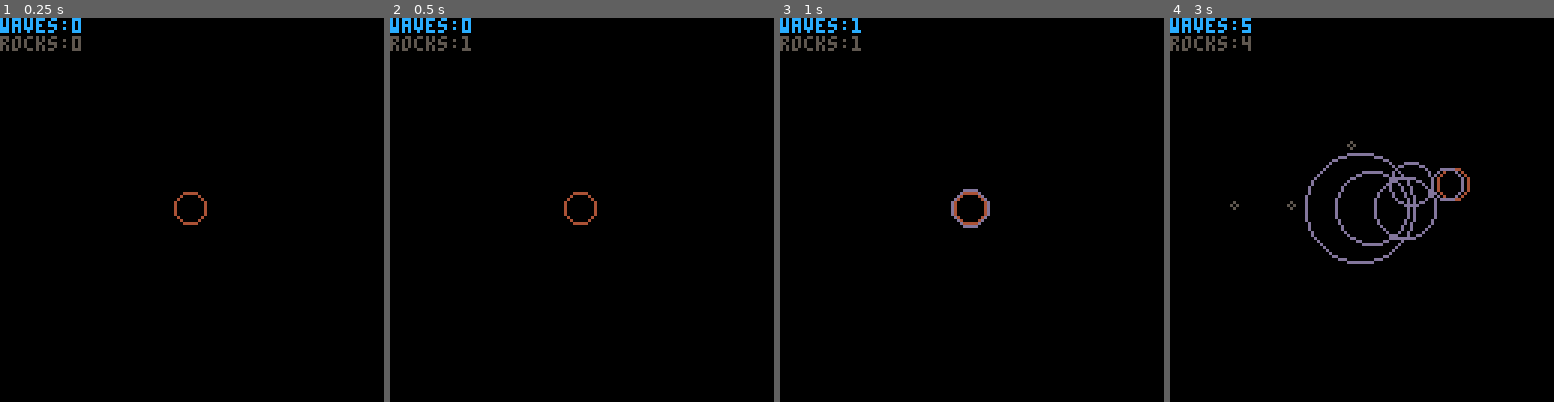
Above: before the commit, frames 1-4 (left to right).
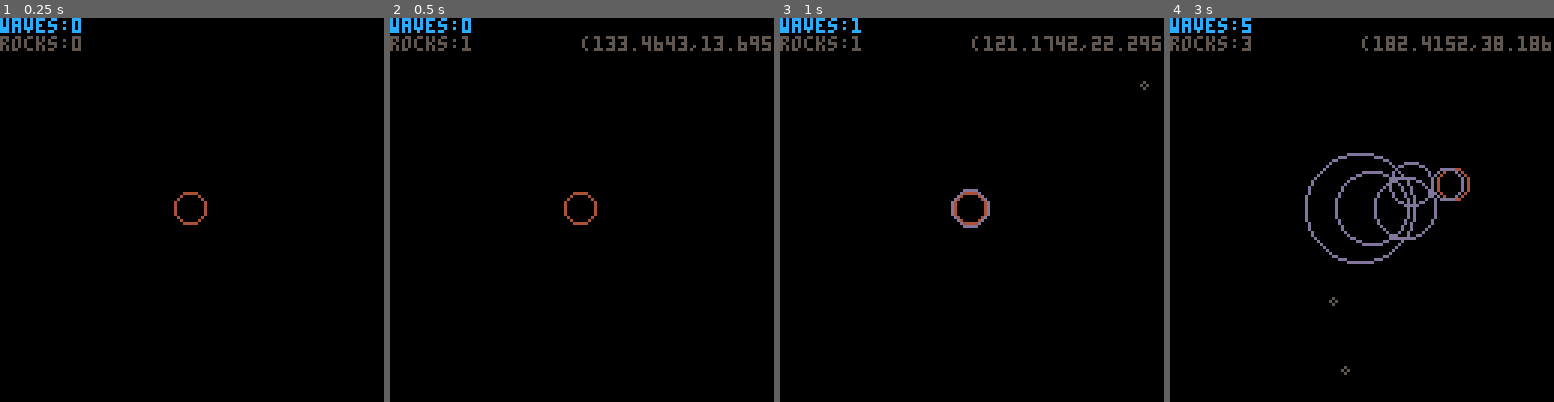
Above: after the commit, the same moments.

Repository: EngMaltez/P8Lab
Game: PICO-8 cartridge circprot.p8
Same seed, same stepped clock (60 frames per second), same inputs: the game is played once before the commit and once after it.
Inputs:
- Up to frame 1 (0.25 s): no input
- Up to frame 2 (0.5 s): tap X (X key) at 0.33 s
- Up to frame 3 (1 s): tap O (Z key) at 0.7 s
- Up to frame 4 (3 s): tap X (X key) at 1.07, 1.85, 2.97 s; hold Right 1.6-2.1 s; tap O (Z key) every 0.4 s from 1.7 to 2.9 s; hold Up 2.15-2.42 s; hold Right from 2.47 s (still down)

Frame 1 is identical in both runs. In frame 2, 0.8% of the frame differs, in the area x 50-100%, y 4-9%; in frame 3, 0.8%; in frame 4, 1.0%, in the area x 15-100%, y 4-93%.

Commit message:
FIX: early overflow of distance calculation

Diff:
--- a/circprot.p8
+++ b/circprot.p8
@@ -10,12 +10,21 @@
 --. delete rocks when out of range
 
 function _init()
+	init_game()
+end
+
+-->8
+-- game
+
+function init_game()
 	plr = {x=63,y=63,r=5} -- player
 	waves={}      -- shockwaves
 	rocks={}      -- rocks
-end
-
-function _update()
+	_update = update_game
+	_draw = draw_game
+end
+
+function update_game()
 	if (btn(⬅️)) plr.x -=1
 	if (btn(➡️)) plr.x +=1
 	if (btn(⬆️)) plr.y -=1
@@ -32,7 +41,7 @@
 
 	update_shockwaves()
 	update_rocks()
-	-- check collisions
+	-- check collisions waves & rocks
 	for wave in all(waves) do
 		for rock in all(rocks) do
 			if is_colliding(wave,rock) then
@@ -41,17 +50,29 @@
 			end
 		end
 	end
-
-end
-
-function _draw()
+	-- rocks collided with player
+	for rock in all(rocks) do
+		if is_colliding(rock,plr) then
+			sfx(4)
+			del(rocks, rock)
+			init_gameover(rock)
+		elseif dist(rock,plr) > 256 then
+			del(rocks, rock)
+		end
+	end
+end
+
+function draw_game()
 	cls()
 	circ(plr.x,plr.y,plr.r,4)
 	draw_shockwaves()
 	draw_rocks()
 	print("waves:"..#waves,0,0,12)
-	print("rocks:"..#rocks,0,6,5)
-end
+end
+
+-->8
+-- menu
+
 -->8
 -- shockwave
 
@@ -80,19 +101,20 @@
 -- rocks
 
 function create_rock()
-	angle = rnd(1)
+	local angle = rnd(1)
 	rock = {
-		x = cos(angle)*64,
-		y = sin(angle)*64,
+		x = 91*cos(angle) + plr.x,
+		y = 91*sin(angle) + plr.y,
 		r = flr(rnd(2))+1,
 		vx=0, vy=0
 	}
-	dx = plr.x-rock.x
-	dy = plr.y-rock.y
-	distance = sqrt(dx*dx+dy*dy)
+	local dx = plr.x-rock.x
+	local dy = plr.y-rock.y
+	local distance = dist(plr,rock)
 	rock.vx = dx / distance
 	rock.vy = dy / distance
 	add(rocks,rock)
+	lastrock = rock
 end
 
 function update_rocks()
@@ -106,28 +128,79 @@
 	for rock in all(rocks) do
 		circ(rock.x,rock.y,rock.r,5)
 	end
+	if lastrock then
+		print("("..lastrock.x..","..lastrock.y..")", 64,6,5)
+	end
+	print("rocks:"..#rocks,0,6,5)
 end
 
 -->8
 -- collision
+
+function dist(o1,o2)
+	local dx = (o1.x - o2.x)/4
+	local dy = (o1.y - o2.y)/4
+	return 4*sqrt(dx*dx+dy*dy)
+end
 
 function is_colliding(o1, o2)
 	-- collision between 2 circles
-	dx = o1.x - o2.x
-	dy = o1.y - o2.y
-	dist = sqrt(dx*dx+dy*dy)
-	return dist < (o1.r + o2.r)
-end
-…(13 lines of a section not shown)…
+	return dist(o1,o2) < (o1.r + o2.r)
+end
+
+
+-->8
+-- game over
+
+function init_gameover(rock)
+	lastrock = rock
+	_update = update_gameover
+	_draw = draw_gameover
+end
+
+function update_gameover()
+	if (btn(❎)) init_game()
+end
+
+function draw_gameover()
+	cls(8)
+	print("game over",40,60,1)
+	print("("..lastrock.x ..","..lastrock.y..")")
+	dx = plr.x - lastrock.x
+	dy = plr.y - lastrock.y
+	print(dx*dx+dy*dy)
+end
+…(34 lines of a section not shown)…
Not shown, changed: 21 lines of the sprite sheet (__gfx__) section of circprot.p8
Not shown, changed: the music (__music__) section of circprot.p8
Not shown, changed: the sound effects (__sfx__) section of circprot.p8
